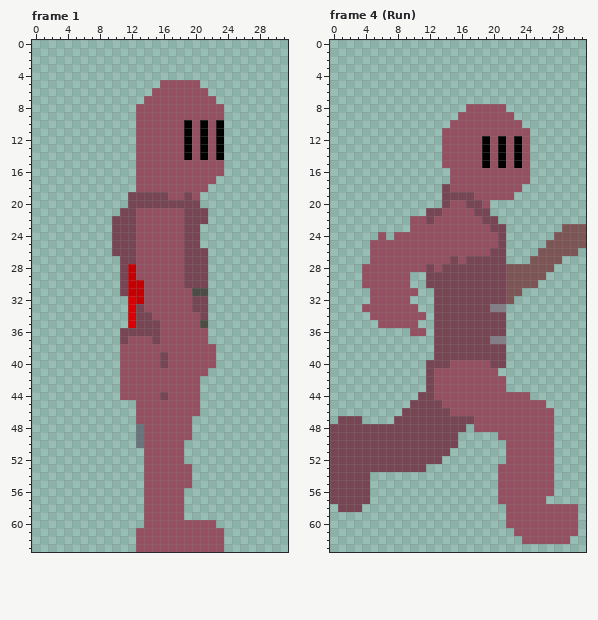
Pixel-art file, stored at Assets/Textures/enemyKnight.aseprite. The first picture shows the starting point.
32x64 pixels, 7 frames. Colours within 5 levels of each other are drawn and written as one. Shown: frame 1, frame 4 (Run). The commit also changed other frames, which this record leaves out.
And afterwards:
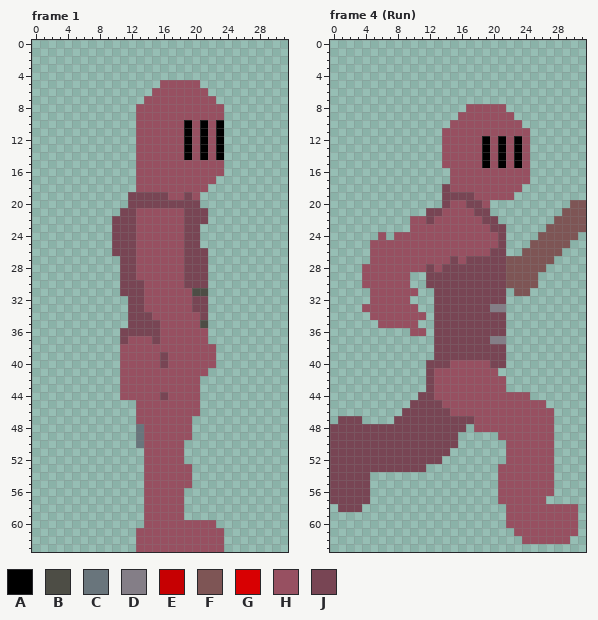
Palette (. is transparent): A #000000  B #4d4d45  C #69757c  D #847e87  E #c60002  F #7e5555  G #d80002  H #975061  J #784554
Edits made:
Frame 1, layer "Body":
y 28..29: x 12 E -> J
y 30..31: x 12..13 EE -> JJ
y 32: x 12..13 GE -> JJ
y 33..35: x 12 G -> J
Frame 4 (Run), layer "Left Arm":
y 20: x 30..31 .. -> FF
y 21: x 29..31 ... -> FFF
y 22: x 28..31 .... -> FFFF
y 23: x 27..28 .. -> FF
y 24: x 26..27 .. -> FF; x 31 F -> .
y 25: x 25..26 .. -> FF; x 30..31 FF -> ..
y 26: x 24..25 .. -> FF; x 29..30 FF -> ..
y 27: x 22..24 ... -> FFF; x 28 F -> .
y 28: x 27 F -> .
y 29: x 26 F -> .
y 31: x 22 F -> .; x 24 . -> F
y 32: x 22 F -> .
